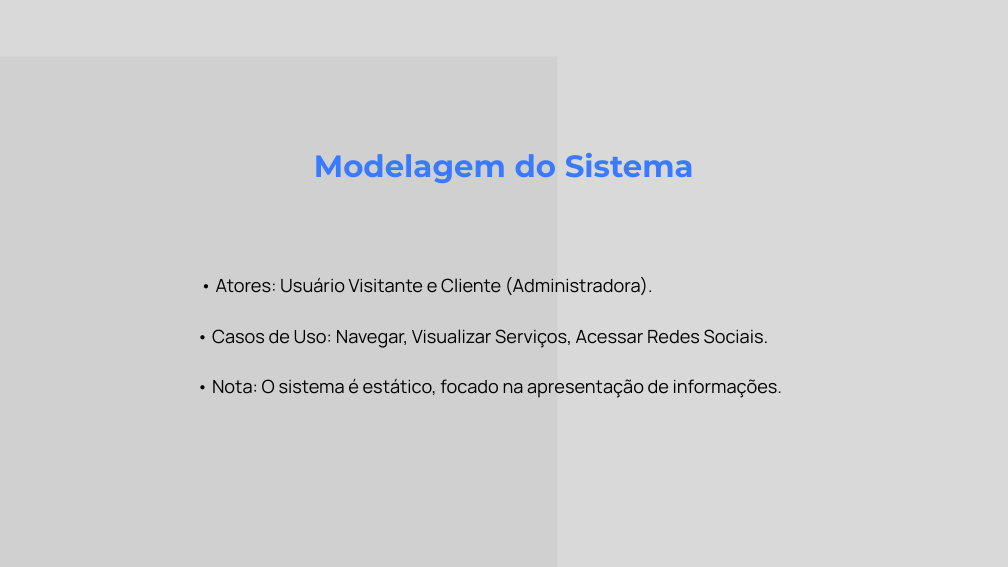
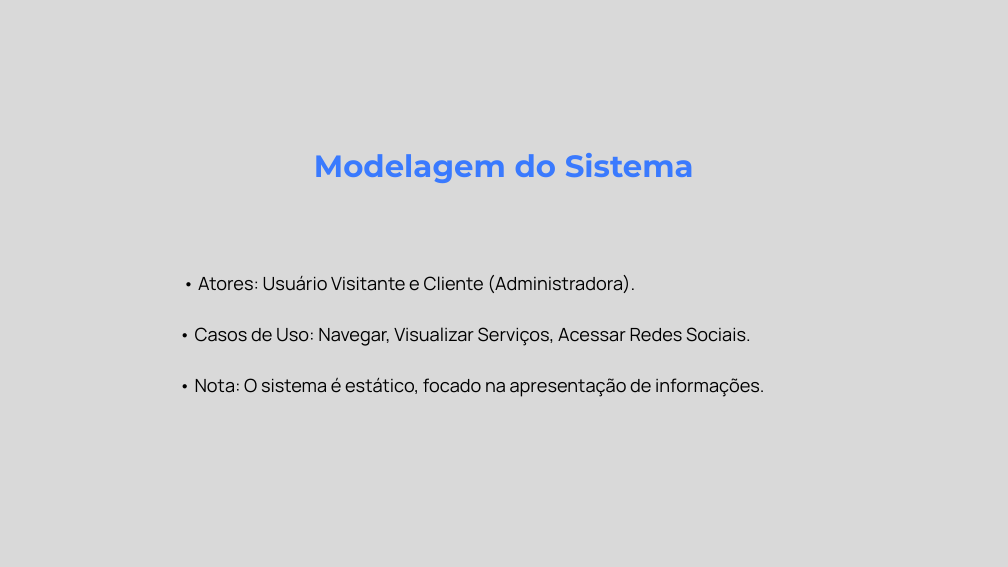
Before and after one commit to Denis-Diego-neb/Portifolio-pi, a slide deck: slide 11 of apresentacao/slide/PROJETO INTEGRADOR I.pptx. Drawn at 1008x567 pixels with LibreOffice and Linux fonts; fonts in the diff are those of the drawing; grey boxes stand for pictures. Boxes give left, top, right and bottom in pixels: in the first picture for what was removed or moved away, otherwise in the second. Text is boxed around its words. In the diff, an @@ line names an element or a change of style, - is before the commit and + after.

```diff
--- a/apresentacao/slide/PROJETO INTEGRADOR I.pptx
+++ b/apresentacao/slide/PROJETO INTEGRADOR I.pptx
@@ picture removed at [0, 56, 557, 567] @@
@@ text "• Atores: Usuário Visitante e ...": place and size @@
-text "• Atores: Usuário Visitante e ..." at [212, 277, 782, 398]
+text "• Atores: Usuário Visitante e ..." at [195, 275, 764, 397]
```
Also in this commit, not shown: 21 other slides changed, 1 other file.
